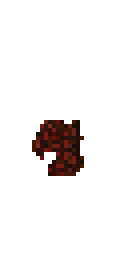
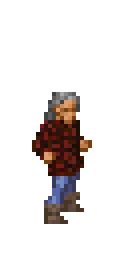
Revision of a layered 128x256 image; what changed, layer by layer:
showed "boots_fur" over (44, 192, 84, 224)
added group "flannel coat" with 3 layers above "winter jacket" over (44, 120, 84, 176)
moved "flannel black stripes copy" into group "flannel coat", painted on it over (44, 120, 84, 176)
moved "flannel black stripes" into group "flannel coat" over (44, 120, 84, 176)
moved "flannel jacket" into group "flannel coat" over (44, 120, 84, 176)
showed "hair_gray_long" over (44, 92, 80, 124)
showed "jeans" over (44, 152, 80, 216)
showed "skin_tan" over (44, 92, 92, 224)
